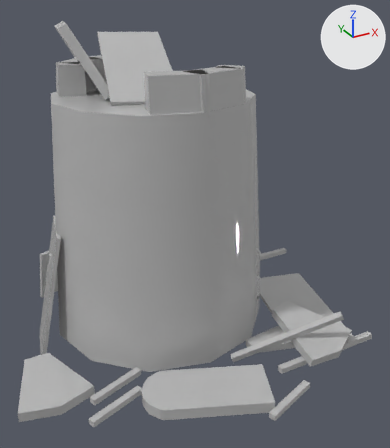
An edit to the FBX model GameTemplate/Game/Assets/modelData/tower2/allbreaktower.fbx, drawn before and after from the same camera.
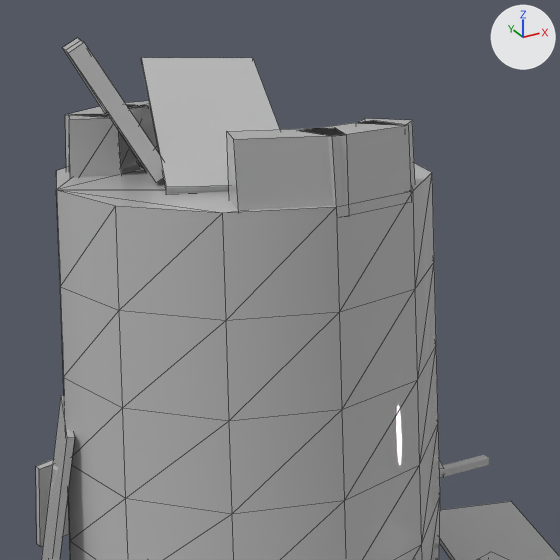
Each version is shown whole from a camera (50 mm lens) standing at (-25.6, -56.4, 39.0) and looking at (2.3, -5.6, 13.6), then close up on the part from 5% to 83% of the width and 0% to 68% of the height. Lighting does not change. The marker at upper right points along +X, +Y and +Z. The close-ups show mesh edges as thin lines. Where no turn or scale is listed for an object, it has been applied to the vertices.
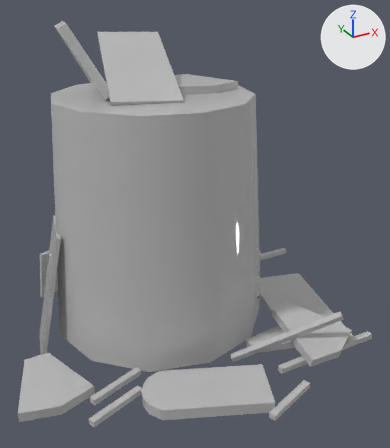
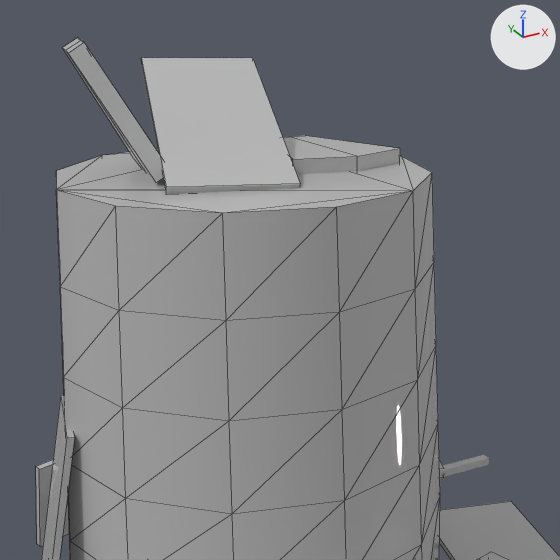
What the commit changed:
Object 'Box039' (ob_box039) is deleted.
Object 'Box040' (ob_box040) is deleted.
Object 'Box041' (ob_box041) is deleted.
Object 'Box044' (ob_box044) is deleted.

What differs and where, as boxes (x1, y1, x2, y2) in the close-ups (560 x 560 px):
'Box039', deleted: before (227, 128, 349, 217)
'Box041', deleted: before (298, 120, 411, 206)
'Box044', deleted: before (65, 101, 158, 178)
'Box040', deleted: before (358, 118, 415, 187)
'Box048', unchanged, uncovered by the edit: after (283, 136, 400, 174)
